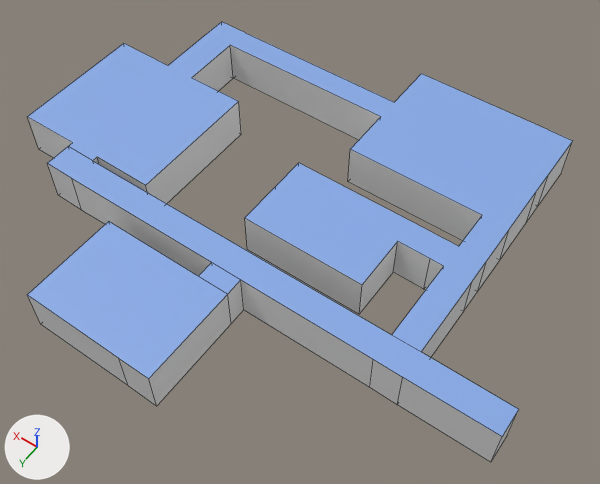
The Blender file WalkingSim/House.blend, before and after one commit.
Camera for both pictures: a camera (50 mm lens) standing at (-28.3, 25.4, 49.4) and looking at (-6.0, -5.8, 0.4). Arrows for +X, +Y and +Z are at lower left; the lights stay in place. Mesh edges are drawn as thin lines.

The first picture shows 'floor -col'.
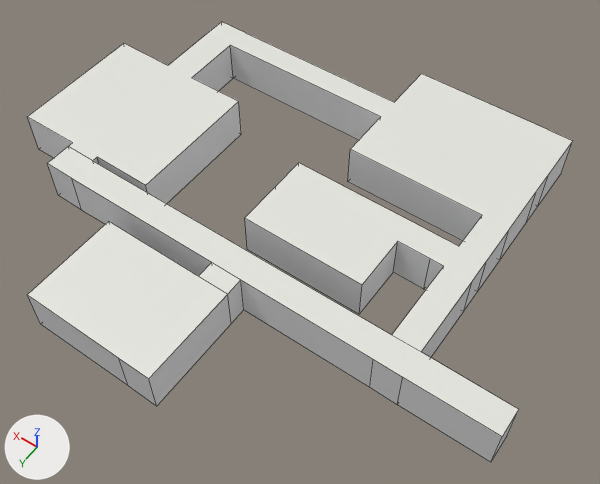
Pixel boxes (x1, y1, x2, y2) of what changed, in the pictures (600 x 484 px):
'floor -col', recoloured (blue to white): (27, 22, 573, 439) in both

The edits, one by one:
Material 'CeilingMat' (mat_ceilingmat) changes colour from blue #89abe7 to white #e7e7e0; in linear values from (0.249, 0.406, 0.8) to (0.797, 0.8, 0.747).
